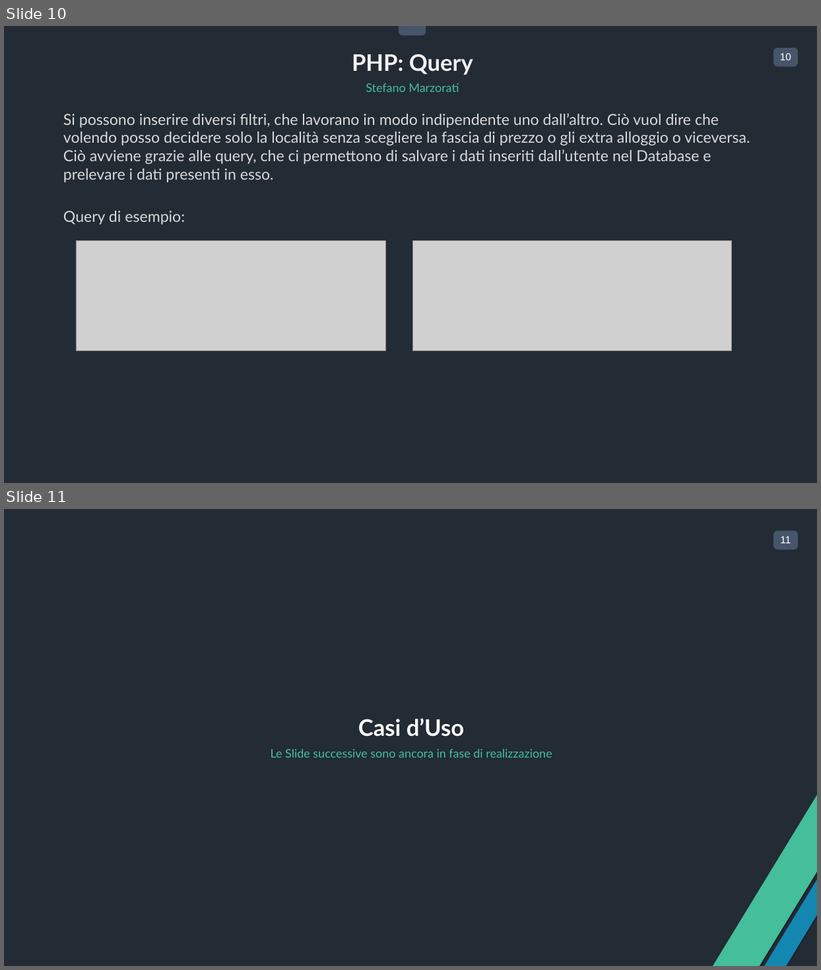
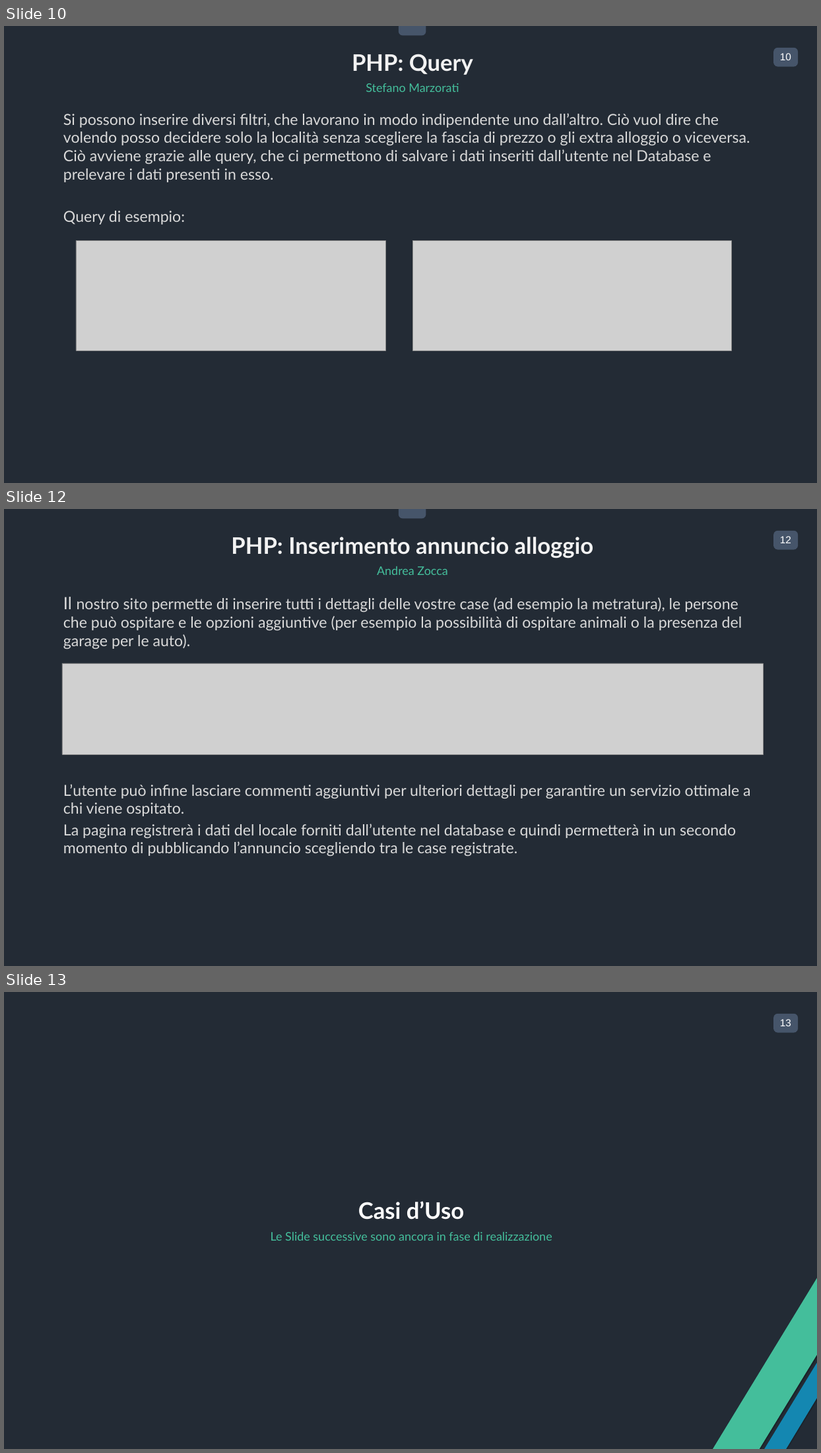
Before and after one commit to fornaroale/FastHome, a slide deck: Deliverable/Presentazione Ufficiale.pptx. Shown one above the other, each under a label of ours: slides 10 and 11 before the commit, slides 10, 12 and 13 after it; the slides between them are not shown. The pictures are 821x970 and 821x1453 pixels, drawn with LibreOffice and Linux fonts; fonts in the diff are those of the drawing; grey boxes stand for pictures. Boxes give left, top, right and bottom in pixels: in the first picture for what was removed or moved away, otherwise in the second. Text is boxed around its words. In the diff, an @@ line names an element or a change of style, - is before the commit and + after.

```diff
--- a/Deliverable/Presentazione Ufficiale.pptx
+++ b/Deliverable/Presentazione Ufficiale.pptx
@@ slide 12 added at (4,509,817,966), background #232A35; not listed: 3 template elements that a slide beside it also shows @@
@@ text added at (231,537,594,559), 54 pt, text #F2F2F2, bold @@
+PHP: Inserimento annuncio alloggio
@@ text added at (377,566,448,575), 28 pt, text #44BE9B @@
+Andrea Zocca
@@ text added at (63,597,750,856), 36 pt, text #D9D9D9 @@
+Il nostro sito permette di inserire tutti i dettagli delle vostre case (ad esempio la metratura), le persone che può ospitare e le opzioni aggiuntive (per esempio la possibilità di ospitare animali o la presenza del garage per le auto).
+L’utente può infine lasciare commenti aggiuntivi per ulteriori dettagli per garantire un servizio ottimale a chi viene ospitato.
+La pagina registrerà i dati del locale forniti dall’utente nel database e quindi permetterà in un secondo momento di pubblicando l’annuncio scegliendo tra le case registrate.
@@ picture added at (62,663,763,755) @@
@@ what was slide 11 is now slide 13 @@
@@ page number at (780,1019,791,1026): text changed @@
-11
+13
```
Also in this commit, not shown: 3 slides changed, 1 other slide added.
